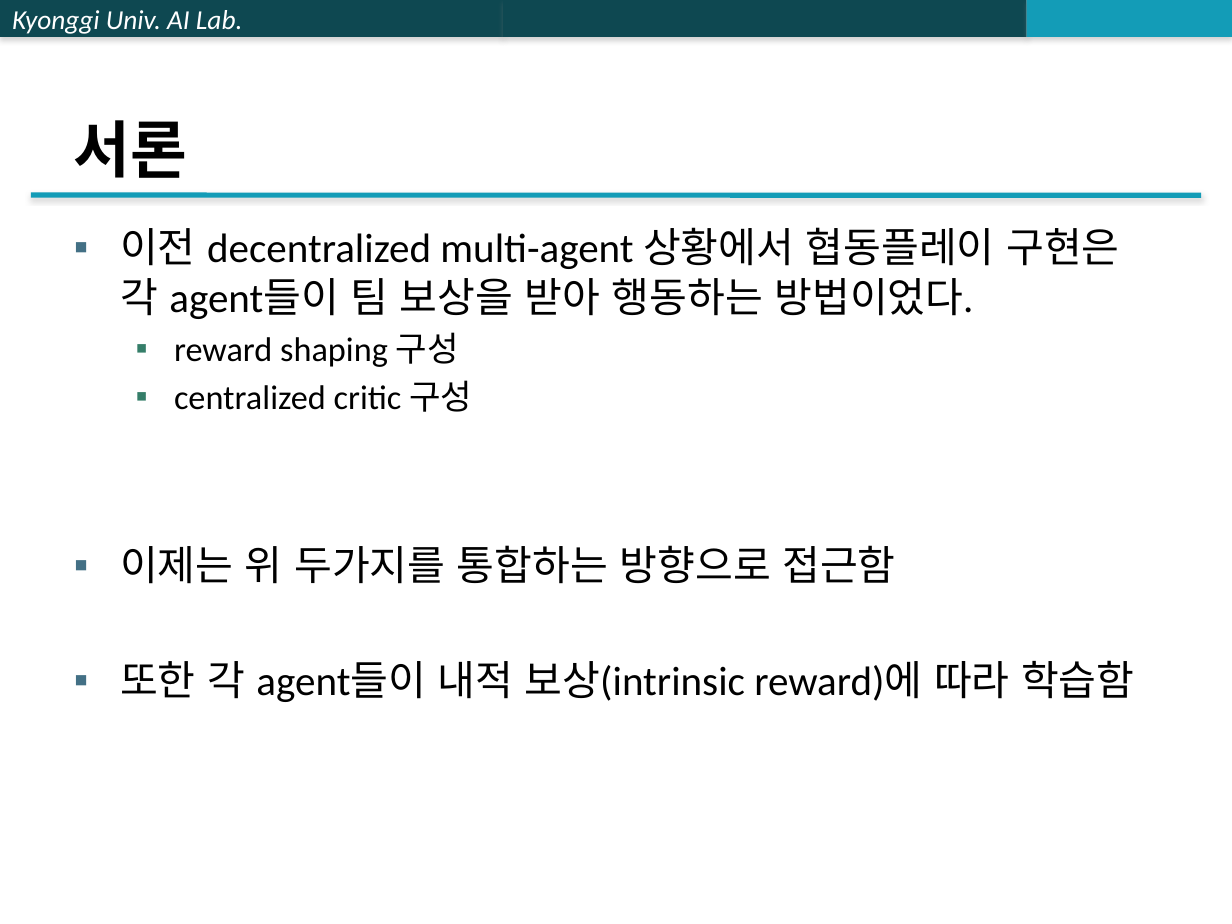
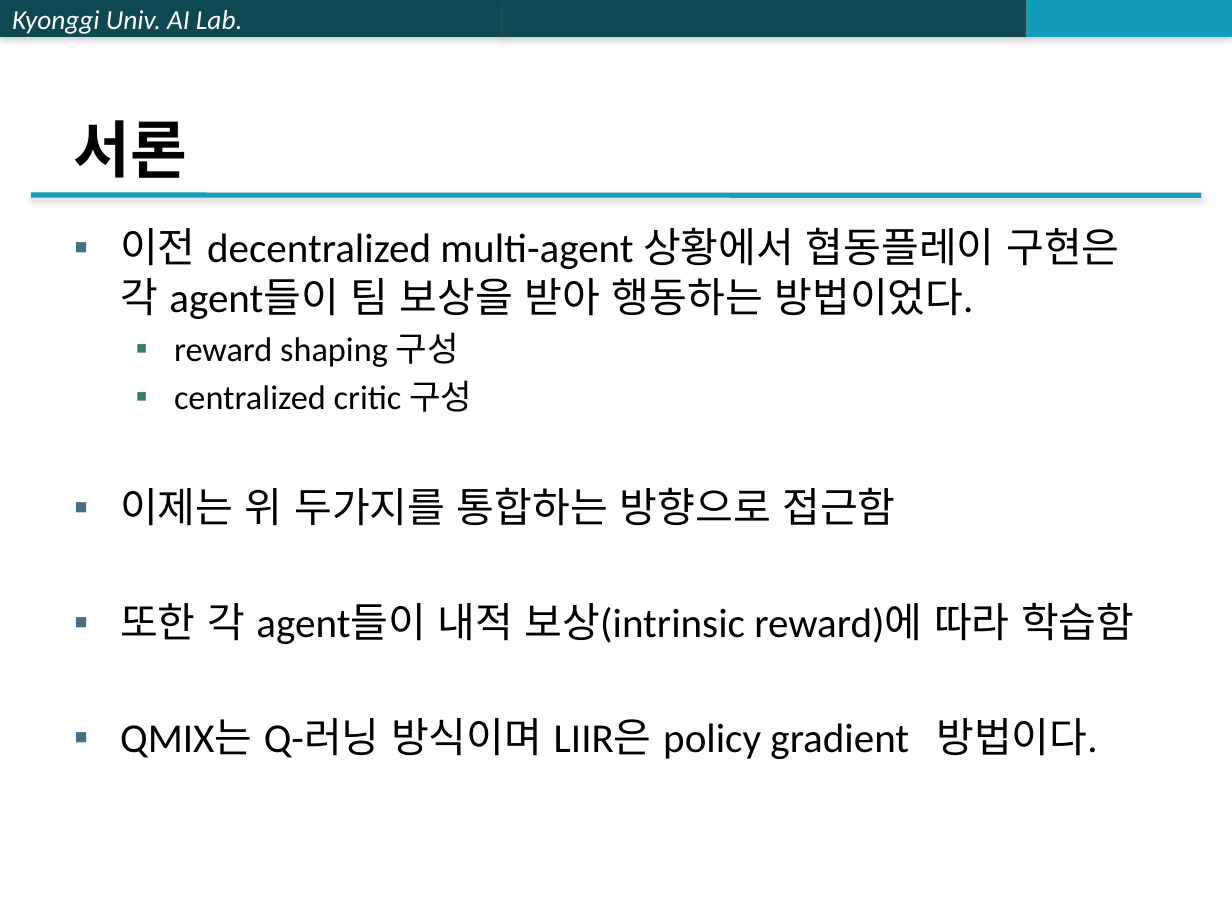
Before and after one commit to jk96491/PapersSeminar, a slide deck: slide 2 of Multi_Agent/PPTX/Learning Individual Intrinsic Reward in Multi-Agent Reinforcement Learning.pptx. Drawn at 1232x924 pixels with LibreOffice and Linux fonts; fonts in the diff are those of the drawing. Boxes give left, top, right and bottom in pixels: in the first picture for what was removed or moved away, otherwise in the second. Text is boxed around its words. In the diff, an @@ line names an element or a change of style, - is before the commit and + after.

```diff
--- a/Multi_Agent/PPTX/Learning Individual Intrinsic Reward in Multi-Agent Reinforcement Learning.pptx
+++ b/Multi_Agent/PPTX/Learning Individual Intrinsic Reward in Multi-Agent Reinforcement Learning.pptx
@@ text at bbox=[120, 718, 1097, 759]: paragraph added @@
+▪ QMIX는 Q-러닝 방식이며 LIIR은 policy gradient 방법이다.
```
Also in this commit, not shown: 3 other slides changed.
